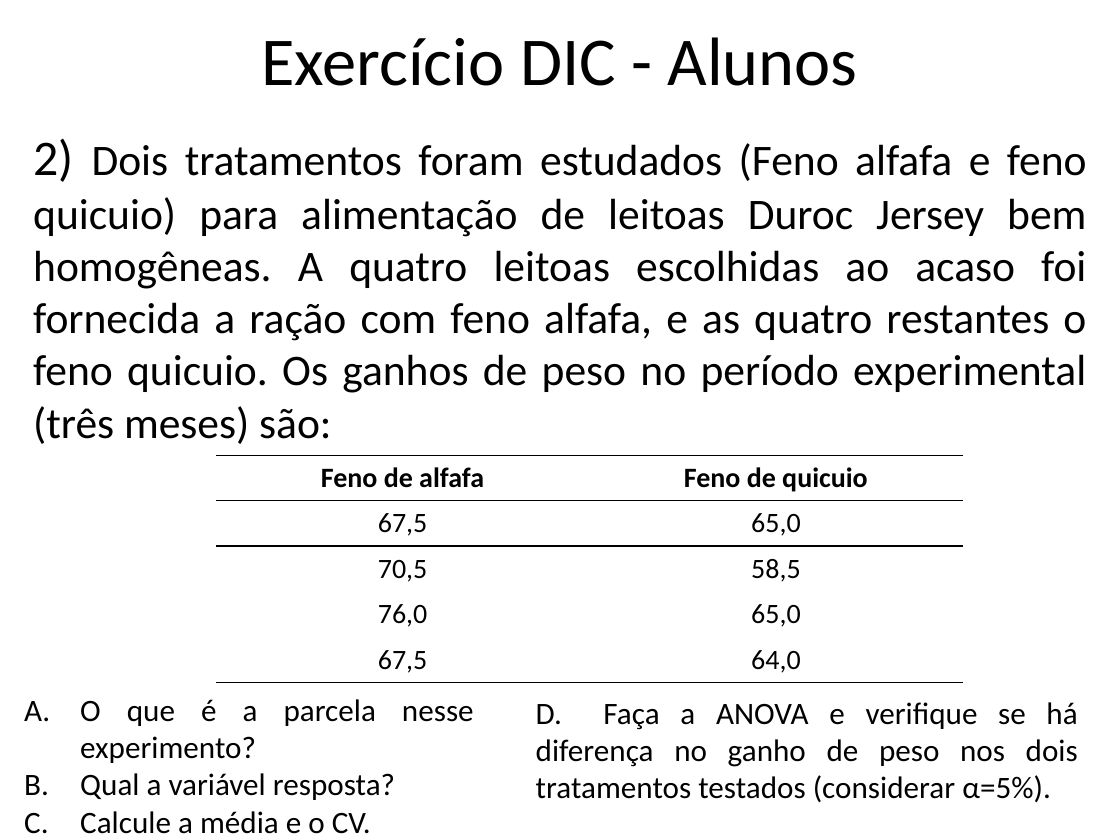
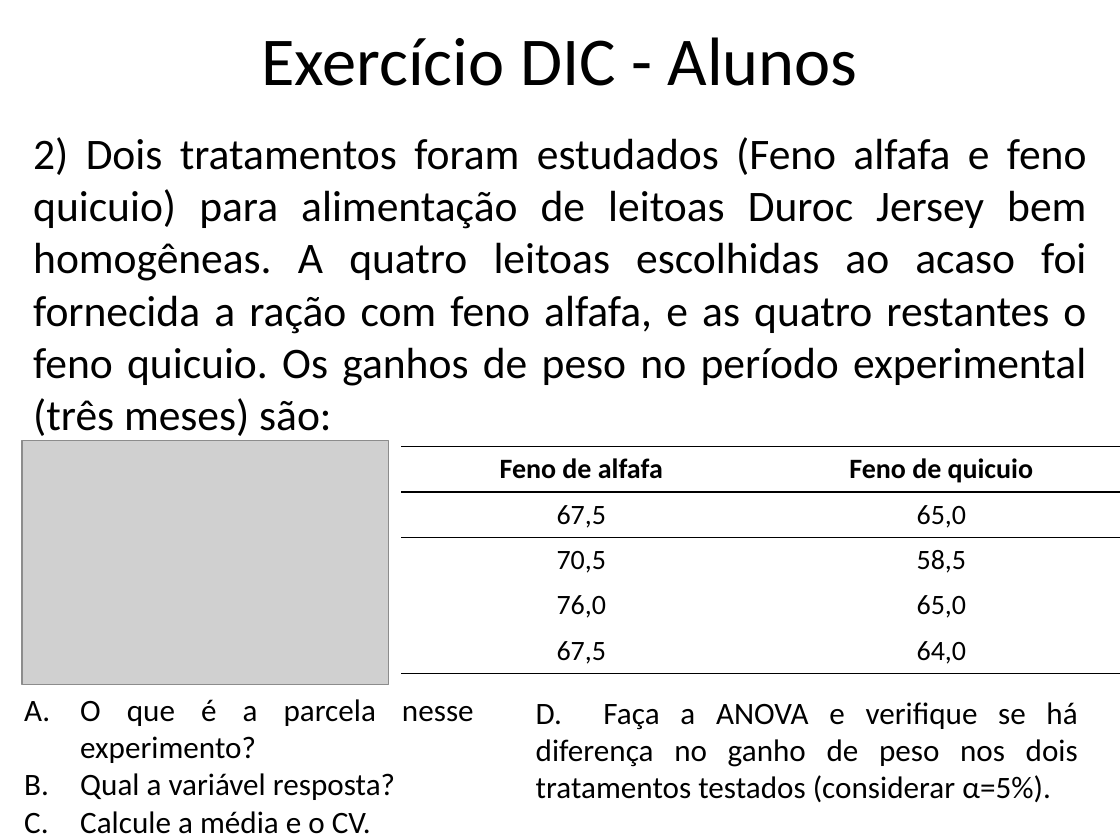
Before and after one commit to rickmangueira/aulas, a slide deck: slide 38 of DIC.pptx. Drawn at 1120x840 pixels with LibreOffice and Linux fonts; fonts in the diff are those of the drawing; grey boxes stand for pictures. Boxes give left, top, right and bottom in pixels: in the first picture for what was removed or moved away, otherwise in the second. Text is boxed around its words. In the diff, an @@ line names an element or a change of style, - is before the commit and + after.

```diff
--- a/DIC.pptx
+++ b/DIC.pptx
@@ text "2) Dois tratamentos foram estudados ..." at (33, 137, 1087, 441): size 32 to 28 pt in "2)" @@
@@ picture added at (22, 440, 389, 684) @@
@@ table: place and size @@
-table at (216, 455, 962, 682)
+table at (401, 447, 1120, 674)
```
Also in this commit, not shown: 6 other slides changed, 1 other file.
